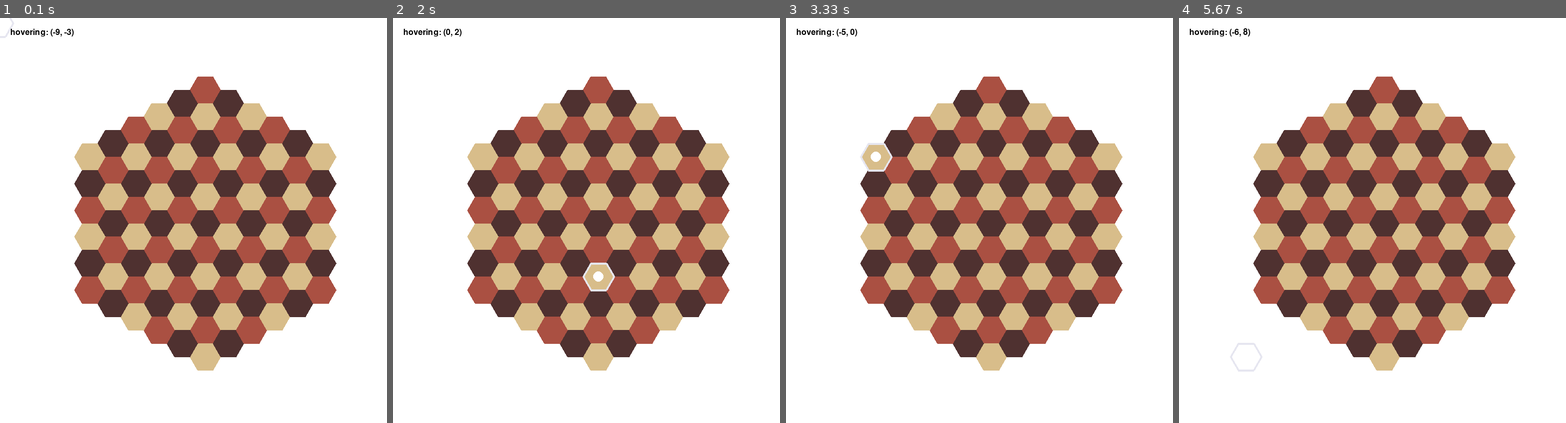
Above: before the commit, frames 1-4 (left to right).
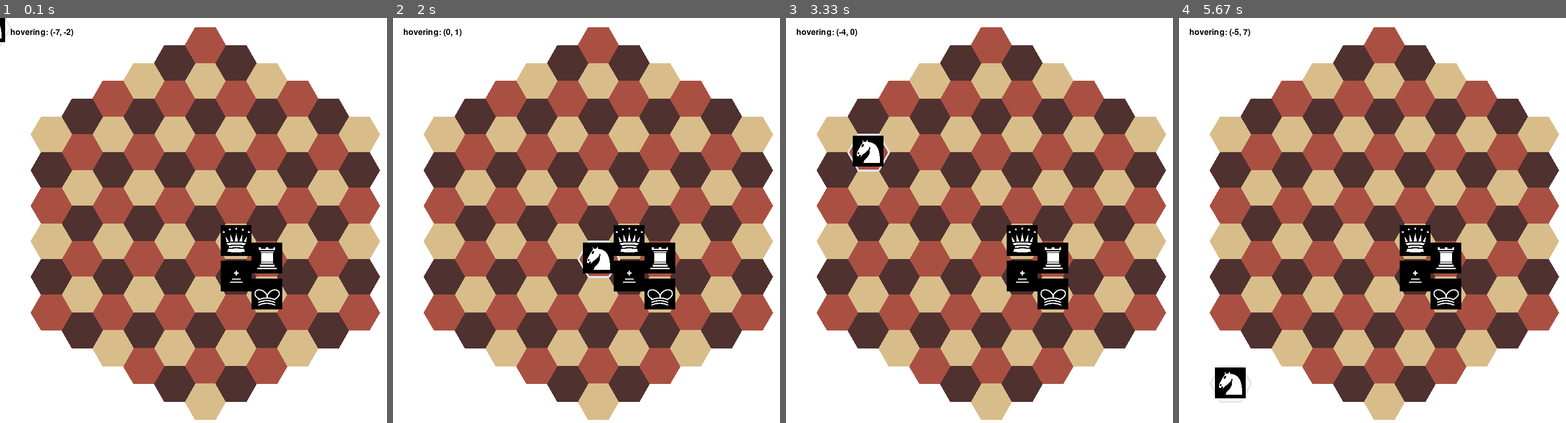
Above: after the commit, the same moments.

Repository: stefan-png/hackedbeta22
Game: pygame game, started from pygametest.py
The game is run twice, just before and just after one commit, with the same random seed, the same clock (stepped at 60 frames per second) and the same inputs.
Inputs (mouse positions are in pixels of both pictures, inside the frame that each line leads up to):
- Up to frame 1 (0.1 s): no input
- Up to frame 2 (2 s): click (729, 212) at 0.38 s; click (636, 313) at 0.72 s; click (749, 370) at 1.05 s; click (501, 143) at 1.38 s; click (598, 273) at 1.72 s
- Up to frame 3 (3.33 s): click (933, 139) at 2.05 s; click (1134, 333) at 2.38 s; click (859, 265) at 2.72 s; click (871, 143) at 3.05 s
- Up to frame 4 (5.67 s): click (1287, 297) at 3.38 s; click (1531, 317) at 3.72 s; click (1260, 374) at 4.05 s; click (1256, 248) at 4.38 s; click (1407, 337) at 4.72 s; click (1457, 362) at 5.05 s; click (1240, 366) at 5.38 s

The runs differ from the first frame. In frame 1, 57% of the frame differs, in the area x 0-99%, y 0-100%; in frame 2, 57%; in frame 3, 57%; in frame 4, 57%, in the area x 7-99%, y 2-100%.

Commit message:
added pieces drawing

Diff:
--- /dev/null
+++ b/graphics.py
@@ -0,0 +1,96 @@
+import pygame, math, numpy
+
+light_colour = (216, 189, 138)
+mid_colour = (170, 80, 66)
+dark_colour = (79, 49, 48)
+
+tile_colours = [light_colour, mid_colour, dark_colour]
+
+SQRT32 = math.sqrt(3)/2
+SQRT3 = math.sqrt(3)
+hex_offset = [
+                (-0.5, SQRT32),
+                (0.5, SQRT32),
+                (1, 0),
+                (0.5, -SQRT32),
+                (-0.5, -SQRT32),
+                (-1, 0),
+            ]
+
+def draw_hex(surface, pos, scale, colour, width=0):
+
+    transformed_offset = []
+    for coord in hex_offset:
+        # coord * scale + pos
+        transformed_offset.append(numpy.add(numpy.array(coord)* scale, pos))
+
+    pygame.draw.polygon(surface, colour, transformed_offset, width)
+
+def draw_board(surface, pos, scale):
+
+    yoffset = scale*SQRT3
+    half_yoffset = yoffset*0.5
+    # draw centreline
+    # for y in range(-5, 6):
+    #     draw_hex(numpy.add(origin, (0, yoffset*y)), scale,  tile_colours[(y+5)%3])
+
+    # draw sides
+    for x in range(6):
+        for y in range(-5, 6-x):
+            draw_hex(surface, numpy.add(pos, (x*1.5*scale, y*yoffset+half_yoffset*x)), scale,  tile_colours[(x+2*y+5)%3])
+            draw_hex(surface, numpy.add(pos, (-x*1.5*scale, y*yoffset+half_yoffset*x)), scale,  tile_colours[(x+2*y+5)%3])
+
+def load_spritesheet(filename):
+        """Load the sheet."""
+        try:
+            return pygame.image.load(filename).convert_alpha()
+        except pygame.error as e:
+            print(f"Unable to load spritesheet image: {filename}")
+            raise SystemExit(e)
+
+# spritesheet is the sheet to sample from
+# rectangle is the image in screen coordinates
+# scale is the final scale to draw the image in (width, height)
+def image_at(spritesheet, rectangle):
+        """Load a specific image from a specific rectangle."""
+        # Loads image from x, y, x+offset, y+offset.
+        rect = pygame.Rect(rectangle)
+        image = pygame.Surface(rect.size).convert_alpha()
+        image.blit(spritesheet, (0, 0), rect)
+        return image
+
+# surface to draw on
+# image to draw
+# position to draw at
+# scale is (width, height)
+def draw_image(surface, image, pos, size):
+        rect = image.get_rect()
+        rect.topleft = pos
+        image = pygame.transform.scale(image, size)
+        surface.blit(image, rect)
+
+def draw_piece(surface, spritesheet, pos, scale, pieceID, colour):
+    kingrect = pygame.Rect(0, 0, 300, 300)
+    queenrect = pygame.Rect(300, 0, 300, 300)
+    bishrect = pygame.Rect(600, 0, 300, 300)
+    horserect = pygame.Rect(900, 0, 300, 300)
+    rookrect = pygame.Rect(1200, 0, 300, 300)
+    pawnrect = pygame.Rect(1500, 0, 300, 300)
+
+    rect = pawnrect
+
+    if pieceID == "king":
+        rect = kingrect
+    elif pieceID == "queen":
+        rect = queenrect
+    elif pieceID == "bishop":
+        rect = bishrect
+    elif pieceID == "knight":
+        rect = horserect
+    elif pieceID == "rook":
+        rect = rookrect
+
+    if colour == "black":
+        rect.y += 300
+
+    draw_image(surface, image_at(spritesheet, rect), numpy.subtract(pos, (0.75*scale, 0.80*scale)), (1.5*scale, 1.5*scale))
--- a/pygametest.py
+++ b/pygametest.py
@@ -1,74 +1,39 @@
 import sys, pygame, math
 import numpy
 
-import axial
-
-SQRT32 = math.sqrt(3)/2
-SQRT3 = math.sqrt(3)
-hex_offset = [
-                (-0.5, SQRT32),
-                (0.5, SQRT32),
-                (1, 0),
-                (0.5, -SQRT32),
-                (-0.5, -SQRT32),
-                (-1, 0),
-            ]
-
-light_colour = (216, 189, 138)
-mid_colour = (170, 80, 66)
-dark_colour = (79, 49, 48)
-
-tile_colours = [light_colour, mid_colour, dark_colour]
-
+import axial, graphics as g
 
 screen_width = 800
 screen_height = 800
 origin = (screen_width/2, screen_height/2)
 
-def draw_hex(pos, scale, colour, width=0):
+pygame.init()
+surface = pygame.display.set_mode((screen_width, screen_height))
 
-    transformed_offset = []
-    for coord in hex_offset:
-        # coord * scale + pos
-        transformed_offset.append(numpy.add(numpy.array(coord)* scale, pos))
-
-    pygame.draw.polygon(surface, colour, transformed_offset, width)
-
-def draw_board(scale):
-
-    yoffset = scale*SQRT3
-    half_yoffset = yoffset*0.5
-    # draw centreline
-    # for y in range(-5, 6):
-    #     draw_hex(numpy.add(origin, (0, yoffset*y)), scale,  tile_colours[(y+5)%3])
-
-    # draw sides
-    for x in range(6):
-        for y in range(-5, 6-x):
-            draw_hex(numpy.add(origin, (x*1.5*scale, y*yoffset+half_yoffset*x)), scale,  tile_colours[(x+2*y+5)%3])
-            draw_hex(numpy.add(origin, (-x*1.5*scale, y*yoffset+half_yoffset*x)), scale,  tile_colours[(x+2*y+5)%3])
-
-pygame.init()
-
-surface = pygame.display.set_mode((screen_width, screen_height))
+spritesheet = g.load_spritesheet("chesspieces.png")
 font = pygame.font.SysFont(None, 24)
 
 # game loop
 while True:
 
     # state
-    scale = 30
+    scale = 40
 
     # draw background
     surface.fill((255, 255, 255, 255))
-    draw_board(scale)
+    g.draw_board(surface, origin, scale)
 
     mousepos = pygame.mouse.get_pos()
 
     axialpos = axial.axial_round(axial.screen_to_axial(numpy.subtract(mousepos, origin), scale))
     pos = numpy.add(axial.axial_to_screen(axialpos, scale), origin)
-    draw_hex(pos, scale, (230, 230, 240), 4)
+    g.draw_hex(surface, pos, scale, (230, 230, 240), 4)
     pygame.draw.circle(surface, (255, 255, 255), pos, scale/3)
+    g.draw_piece(surface, spritesheet, pos, scale, "knight", "white")
+    g.draw_piece(surface, spritesheet, numpy.add(axial.axial_to_screen((1, 0), scale), origin), scale, "queen", "white")
+    g.draw_piece(surface, spritesheet, numpy.add(axial.axial_to_screen((2, 0), scale), origin), scale, "rook", "white")
+    g.draw_piece(surface, spritesheet, numpy.add(axial.axial_to_screen((1, 1), scale), origin), scale, "bishop", "black")
+    g.draw_piece(surface, spritesheet, numpy.add(axial.axial_to_screen((2, 1), scale), origin), scale, "king", "black")
 
     for event in pygame.event.get():
         if event.type == pygame.QUIT: sys.exit()
